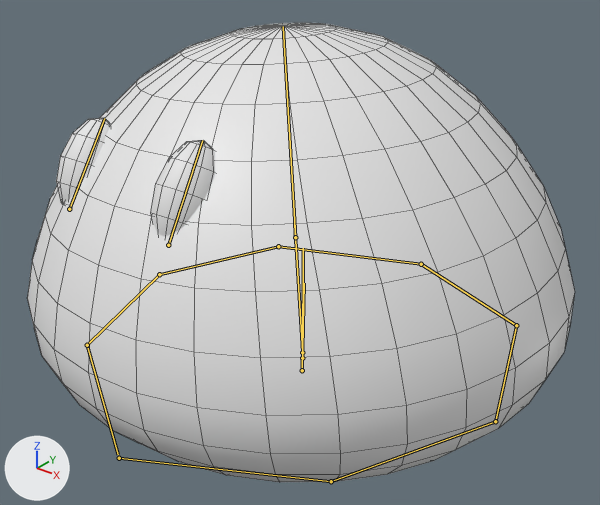
An edit to the Blender file Assets/SlimeBase.blend, drawn before and after from the same camera.
One viewpoint serves both versions: a 50 mm lens placed at (1.9, -2.4, 2.0), pointed at (0.03, -0.06, 0.55). The axes (+X, +Y, +Z) are drawn at lower left. The lights are the same throughout. Both versions are drawn at frame 50 of the action 'DefaultIdle'; the numbers are the values there. The bones that bend it are drawn over the model as lines. Mesh edges are drawn as thin lines.
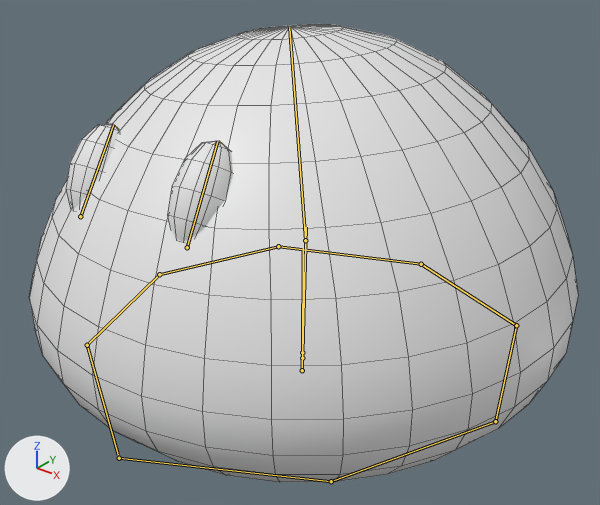
Pixel boxes [x1, y1, x2, y2] of what changed, in the pictures (600 x 505 px):
'Sphere.001', posed: before [27, 23, 575, 482]; after [29, 24, 578, 482]
'Sphere.004', posed: before [150, 140, 215, 237]; after [167, 141, 232, 242]
'Sphere.003', posed: before [56, 118, 110, 204]; after [66, 124, 119, 209]
bone 'Middle', root to tip: before (302, 352) to (294, 223); after (302, 352) to (306, 227)
bone 'HeadTop', root to tip: before (295, 237) to (283, 26); after (305, 240) to (289, 27)

The edits, one by one:
Bone 'Middle' (bone_middle) turns from (0, 0, 4) to (0, 0, -2) degrees about its own x, y and z.
Bone 'HeadTop' (bone_headtop) turns from (0, -5, 0) to (0, -3, 7) degrees about its own x, y and z.
